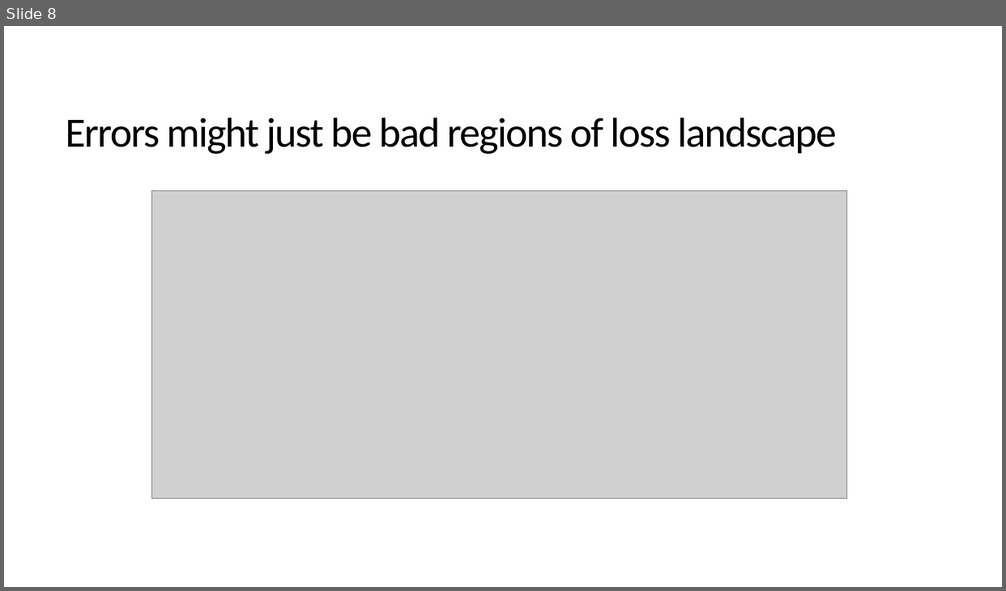
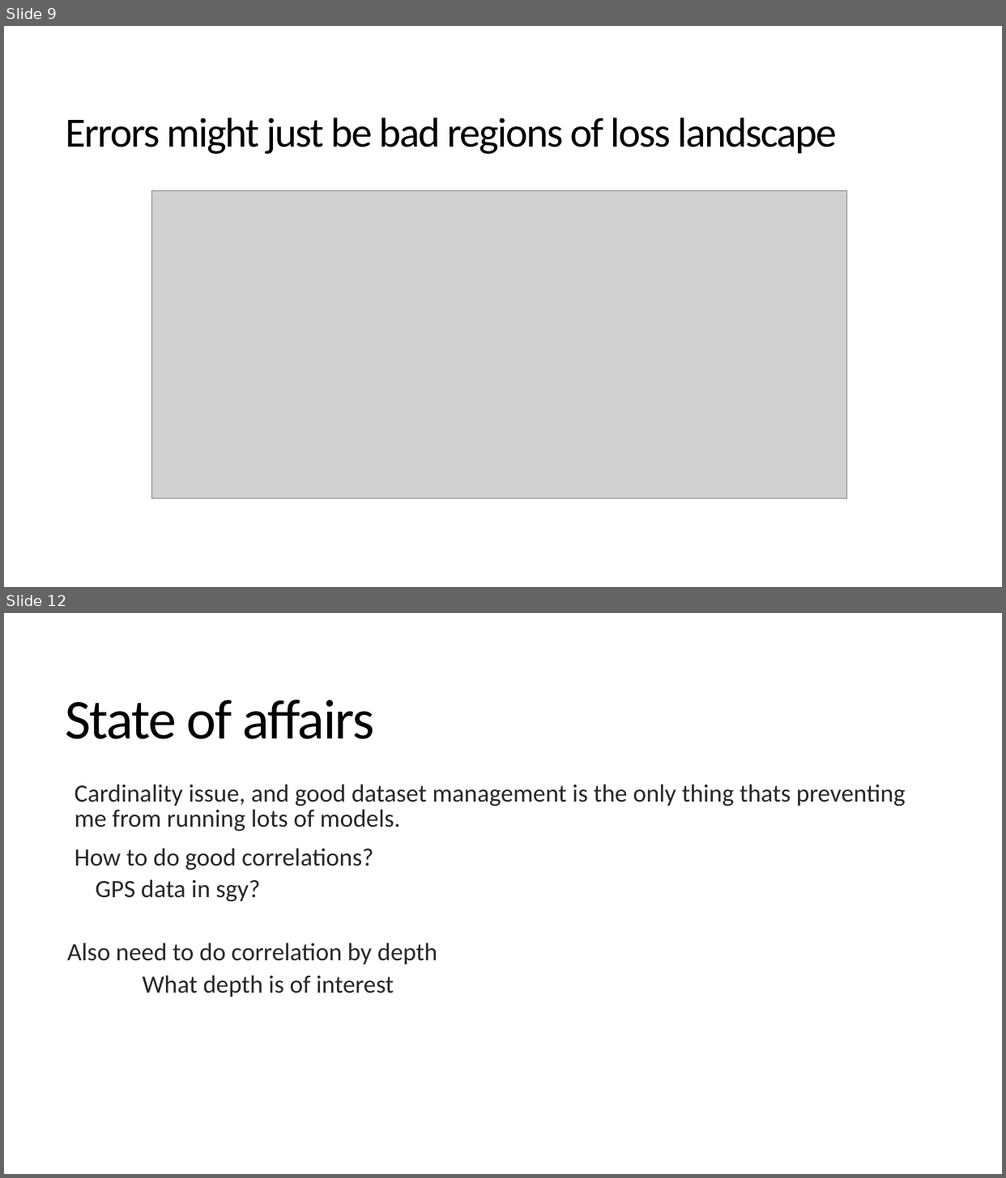
Before and after one commit to sjurmsc/MSC2023, a slide deck: Meeting Presentations/03.11.2022_General_meeting.pptx. Shown one above the other, each under a label of ours: slide 8 before the commit, slides 9 and 12 after it; the slides between them are not shown. The pictures are 1006x591 and 1006x1178 pixels, drawn with LibreOffice and Linux fonts; fonts in the diff are those of the drawing; grey boxes stand for pictures. Boxes give left, top, right and bottom in pixels: in the first picture for what was removed or moved away, otherwise in the second. Text is boxed around its words. In the diff, an @@ line names an element or a change of style, - is before the commit and + after.

```diff
--- a/Meeting Presentations/03.11.2022_General_meeting.pptx
+++ b/Meeting Presentations/03.11.2022_General_meeting.pptx
@@ slide 12 added at (4, 613, 1002, 1174), background #FFFFFF @@
@@ title added at (66, 700, 375, 739), 54 pt, text #000000 @@
+State of affairs
@@ text added at (67, 784, 905, 997), 24 pt, text #262626 @@
+  Cardinality issue, and good dataset management is the only thing thats preventing me from running lots of models.
+  How to do good correlations?
+    GPS data in sgy?
+  Also need to do correlation by depth
+  What depth is of interest
@@ what was slide 8 is now slide 9 @@
```
Also in this commit, not shown: 2 slides changed, 5 other slides added, 1 other file.
